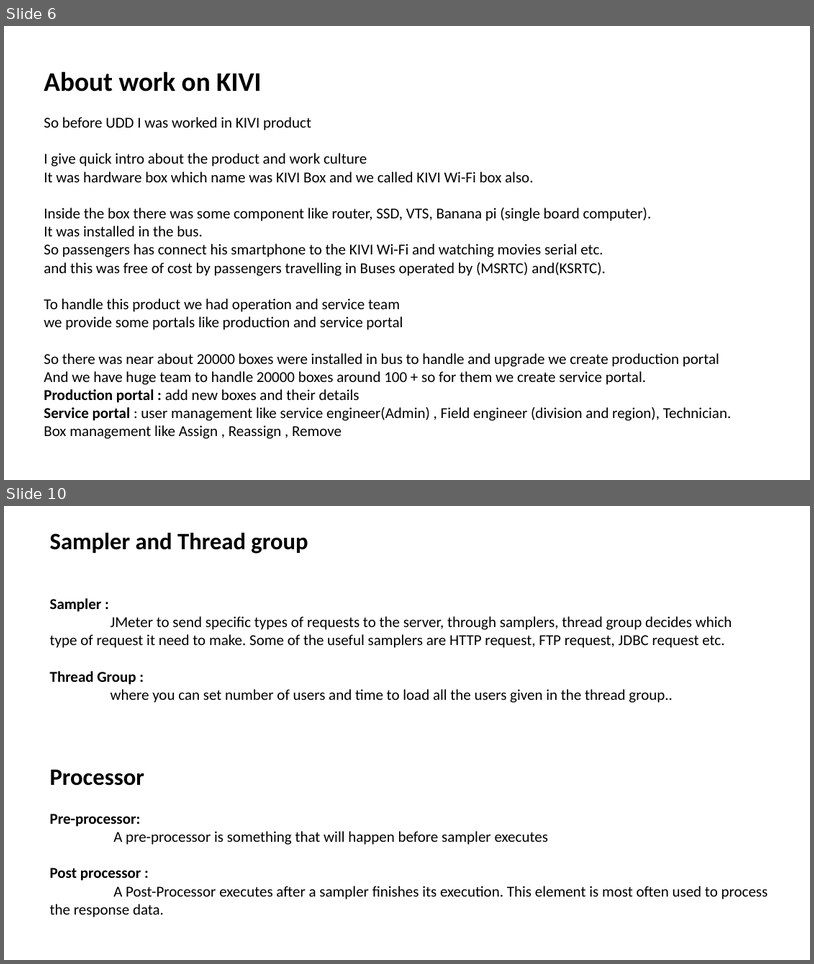
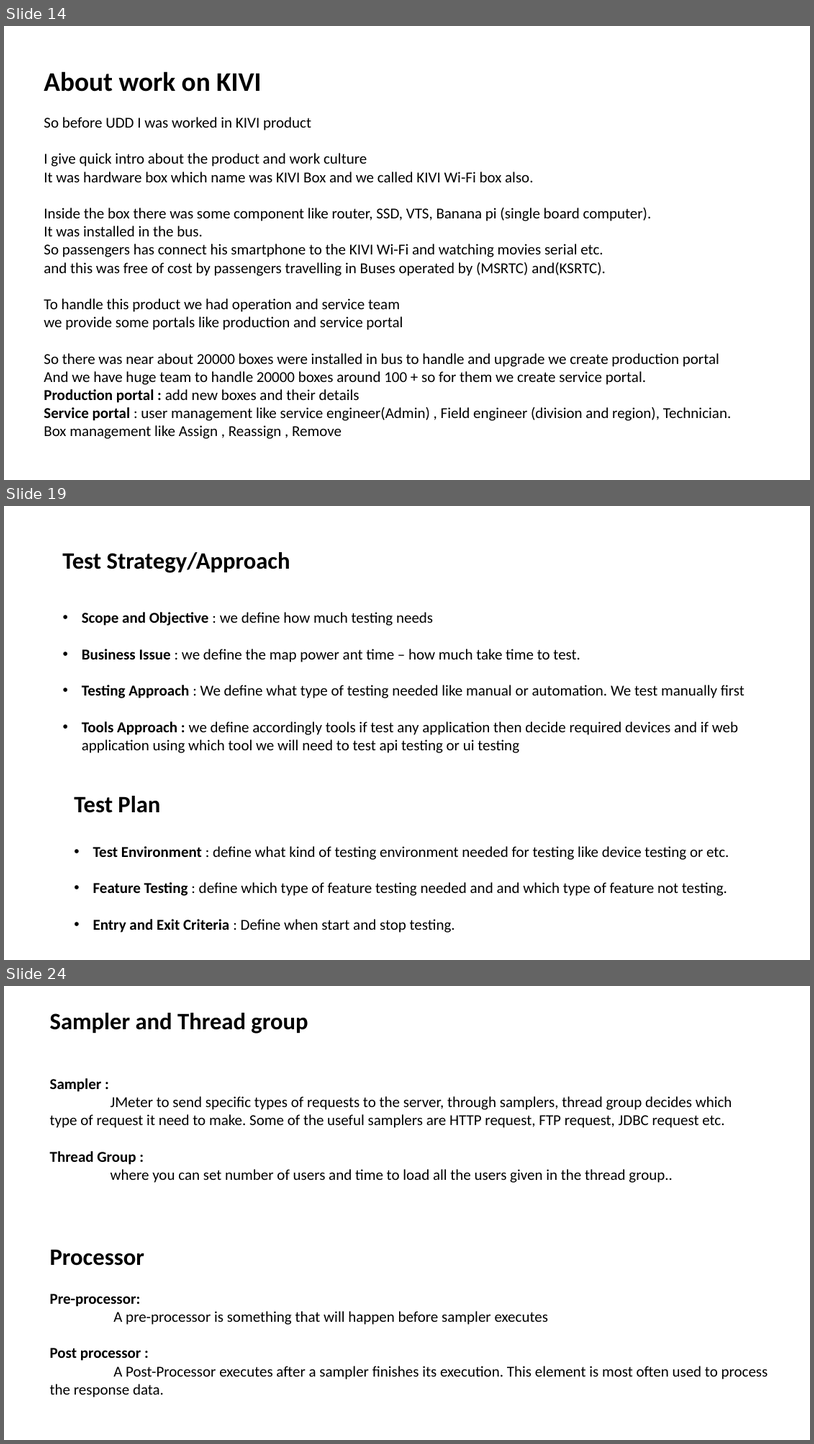
Before and after one commit to rohitb13/images, a slide deck: Combilne_Doc/For_KPIT_IP.pptx. Shown one above the other, each under a label of ours: slides 6 and 10 before the commit, slides 14, 19 and 24 after it; the slides between them are not shown. The pictures are 814x964 and 814x1444 pixels, drawn with LibreOffice and Linux fonts; fonts in the diff are those of the drawing. Boxes give left, top, right and bottom in pixels: in the first picture for what was removed or moved away, otherwise in the second. Text is boxed around its words. In the diff, an @@ line names an element or a change of style, - is before the commit and + after.

```diff
--- a/Combilne_Doc/For_KPIT_IP.pptx
+++ b/Combilne_Doc/For_KPIT_IP.pptx
@@ slide 19 added at (4, 506, 810, 960), background #FFFFFF @@
@@ text added at (62, 552, 291, 573), 28 pt, text #000000, bold @@
+Test Strategy/Approach
@@ text added at (82, 612, 745, 753), 18 pt, text #000000 @@
+• Scope and Objective : we define how much testing needs
+• Business Issue : we define the map power ant time – how much take time to test.
+• Testing Approach : We define what type of testing needed like manual or automation. We test manually first
+• Tools Approach : we define accordingly tools if test any application then decide required devices and if web application using which tool we will need to test api testing or ui testing
@@ text added at (74, 795, 160, 813), 28 pt, text #000000, bold @@
+Test Plan
@@ text added at (93, 846, 729, 932), 18 pt, text #000000 @@
+• Test Environment : define what kind of testing environment needed for testing like device testing or etc.
+• Feature Testing : define which type of feature testing needed and and which type of feature not testing.
+• Entry and Exit Criteria : Define when start and stop testing.
@@ what was slide 6 is now slide 14 @@
@@ what was slide 10 is now slide 24 @@
```
Also in this commit, not shown: 4 slides changed, 14 other slides added, 4 other files.
